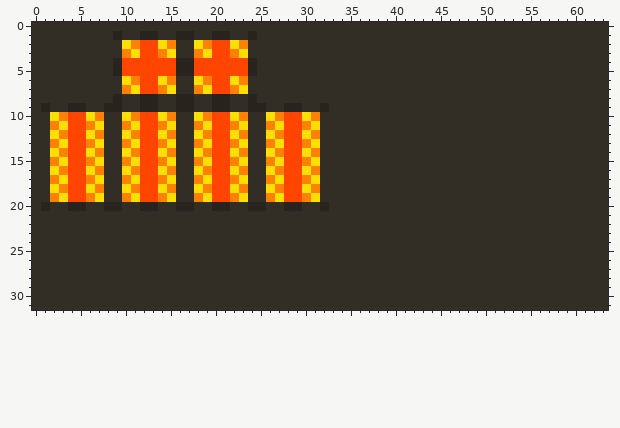
Edited in one commit: pixel-art sprite (buildcraft_resources/gfx/buildcraft/blocks/trunk_yellow.png). Above: the version before the commit.
The file is 64x32 pixels. Colours within 5 levels of each other are drawn and written as one.
Now the later version:
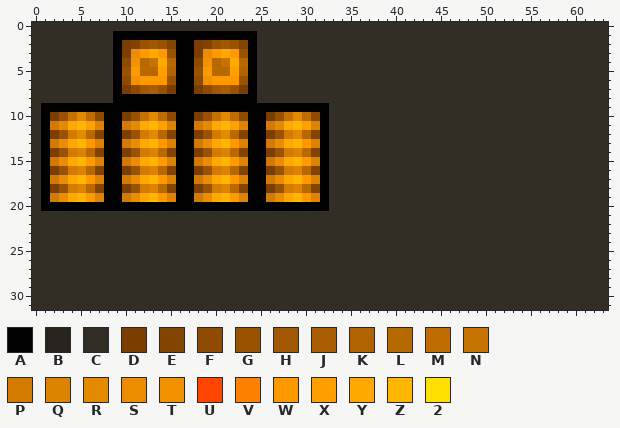
Palette (. is transparent): A #000000  B #28241d  C #332e25  D #7b3e00  E #834300  F #8e4b00  G #995200  H #a15800  J #a85d00  K #b06300  L #b76900  M #bf6c00  N #c67200  P #d27b00  Q #dd8300  R #e48900  S #ec8c00  T #f39200  U #ff4500  V #ff8100  W #ff9900  X #ff9f00  Y #ffa800  Z #ffb600  2 #ffdf00
The exact change:
@@ x 0..34 @@
  0 CCCCCCCCCCCCCCCCCCCCCCCCCCCCCCCCCCC
- 1 CCCCCCCCCBCCBBCCBBCCBBCCBCCCCCCCCCC
- 2 CCCCCCCCCC2VUU2VCC2VUU2VCCCCCCCCCCC
- 3 CCCCCCCCCCV2UUV2CCV2UUV2CCCCCCCCCCC
- 4 CCCCCCCCCBUUUUUUBBUUUUUUBCCCCCCCCCC
- 5 CCCCCCCCCBUUUUUUBBUUUUUUBCCCCCCCCCC
- 6 CCCCCCCCCC2VUU2VCC2VUU2VCCCCCCCCCCC
- 7 CCCCCCCCCCV2UUV2CCV2UUV2CCCCCCCCCCC
- 8 CCCCCCCCCBCCBBCCBBCCBBCCBCCCCCCCCCC
- 9 CBCCBBCCBBCCBBCCBBCCBBCCBBCCBBCCBCC
-10 CC2VUU2VCC2VUU2VCC2VUU2VCC2VUU2VCCC
-11 CCV2UUV2CCV2UUV2CCV2UUV2CCV2UUV2CCC
-12 CC2VUU2VCC2VUU2VCC2VUU2VCC2VUU2VCCC
-13 CCV2UUV2CCV2UUV2CCV2UUV2CCV2UUV2CCC
-14 CC2VUU2VCC2VUU2VCC2VUU2VCC2VUU2VCCC
-15 CCV2UUV2CCV2UUV2CCV2UUV2CCV2UUV2CCC
-16 CC2VUU2VCC2VUU2VCC2VUU2VCC2VUU2VCCC
-17 CCV2UUV2CCV2UUV2CCV2UUV2CCV2UUV2CCC
-18 CC2VUU2VCC2VUU2VCC2VUU2VCC2VUU2VCCC
-19 CCV2UUV2CCV2UUV2CCV2UUV2CCV2UUV2CCC
-20 CBCCBBCCBBCCBBCCBBCCBBCCBBCCBBCCBCC
+ 1 CCCCCCCCCAAAAAAAAAAAAAAAACCCCCCCCCC
+ 2 CCCCCCCCCADEGHGEAADEGHGEACCCCCCCCCC
+ 3 CCCCCCCCCADSWYWGAADSWYWGACCCCCCCCCC
+ 4 CCCCCCCCCAFTLNYLAAFTLNYLACCCCCCCCCC
+ 5 CCCCCCCCCAGWLLXKAAGWLLXKACCCCCCCCCC
+ 6 CCCCCCCCCAFTWWWGAAFTWWWGACCCCCCCCCC
+ 7 CCCCCCCCCADFHJGDAADFHJGDACCCCCCCCCC
+ 8 CCCCCCCCCAAAAAAAAAAAAAAAACCCCCCCCCC
+ 9 CAAAAAAAAAAAAAAAAAAAAAAAAAAAAAAAACC
+10 CADGNRMFAADGNRMFAADGNRMFAADGNRMFACC
+11 CAPRYZXQAAPRYZXQAAPRYZXQAAPRYZXQACC
+12 CADGPRLEAADGPRLEAADGPRLEAADGPRLEACC
+13 CAPSYZWQAAPSYZWQAAPSYZWQAAPSYZWQACC
+14 CADGPQLEAADGPQLEAADGPQLEAADGPQLEACC
+15 CAPSYZWQAAPSYZWQAAPSYZWQAAPSYZWQACC
+16 CADGPQLEAADGPQLEAADGPQLEAADGPQLEACC
+17 CAPSYZWQAAPSYZWQAAPSYZWQAAPSYZWQACC
+18 CADGPQLEAADGPQLEAADGPQLEAADGPQLEACC
+19 CAPSYZWQAAPSYZWQAAPSYZWQAAPSYZWQACC
+20 CAAAAAAAAAAAAAAAAAAAAAAAAAAAAAAAACC
 21 CCCCCCCCCCCCCCCCCCCCCCCCCCCCCCCCCCC
Changed places in both pictures, as pixel boxes (x1, y1, x2, y2):
changed: (41, 31, 329, 211)
